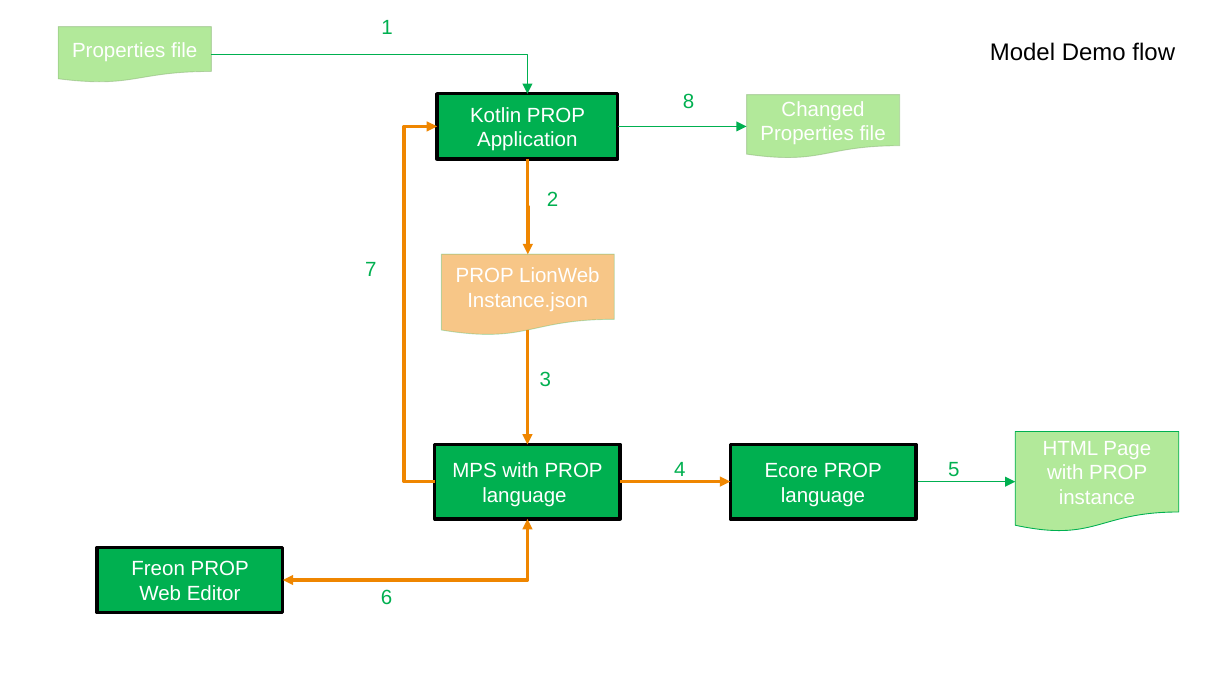
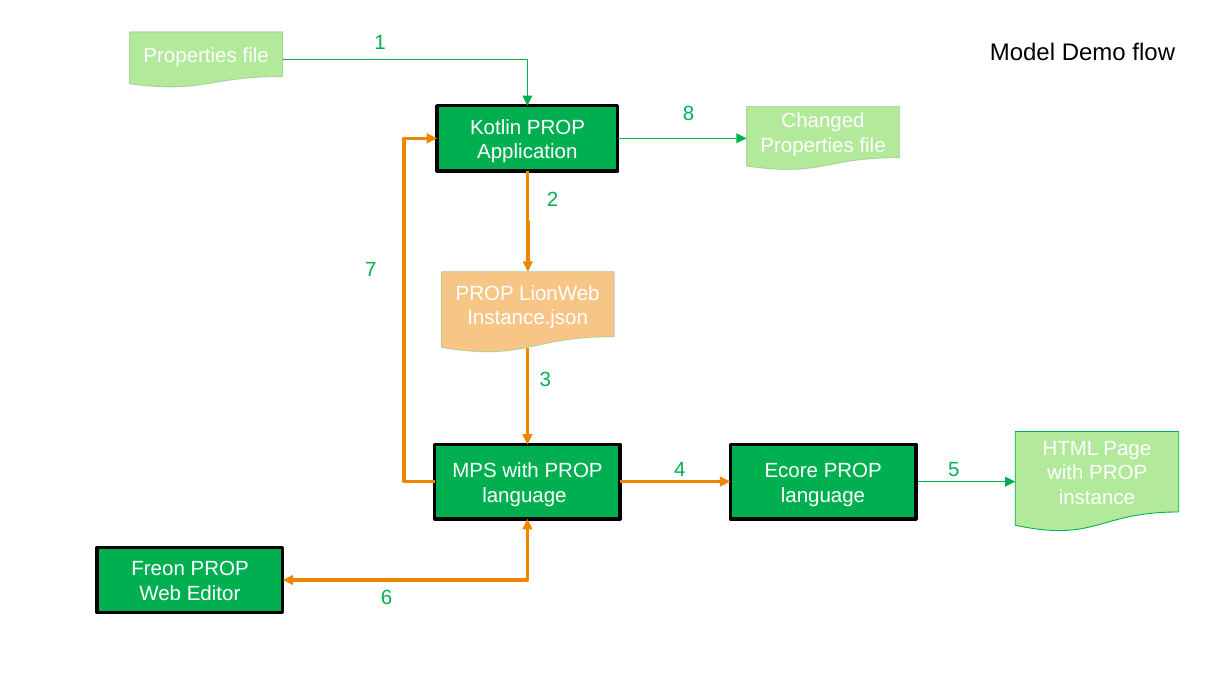
Before and after one commit to LionWeb-io/specification, a slide deck: slide 15 of resources/LangDev Talk.pptx (slide 17 before the commit). Drawn at 1232x693 pixels with LibreOffice and Linux fonts; fonts in the diff are those of the drawing. Boxes give left, top, right and bottom in pixels: in the first picture for what was removed or moved away, otherwise in the second. Text is boxed around its words. In the diff, an @@ line names an element or a change of style, - is before the commit and + after.

```diff
--- a/resources/LangDev Talk.pptx
+++ b/resources/LangDev Talk.pptx
@@ text "1": place and size @@
-text "1" at [381,20,392,34]
+text "1" at [374,35,385,49]
@@ flow chart document "Properties file": place and size @@
-flow chart document "Properties file" at [58,27,211,83]
+flow chart document "Properties file" at [129,32,282,87]
@@ elbow arrow moved from (212, 54) - (527, 94) to (283, 59) - (527, 106) @@
@@ text "8": place and size @@
-text "8" at [683,93,694,109]
+text "8" at [683,105,694,121]
@@ elbow arrow moved from (435, 482) - (437, 127) to (435, 482) - (437, 138) @@
@@ 1 flow chart document, 1 rectangle, 1 elbow arrow: place and size @@
-1 flow chart document, 1 rectangle, 1 elbow arrow at [437,94,899,159]
+1 flow chart document, 1 rectangle, 1 elbow arrow at [437,106,899,171]
@@ elbow arrow moved from (527, 159) - (527, 254) to (527, 171) - (527, 272) @@
@@ flow chart document "PROP LionWeb": place and size @@
-flow chart document "PROP LionWeb" at [441,254,614,335]
+flow chart document "PROP LionWeb" at [441,272,614,354]
@@ elbow arrow moved from (527, 330) - (527, 445) to (527, 347) - (527, 445) @@
```
Also in this commit, not shown: 5 other slides changed, 3 slides removed.
